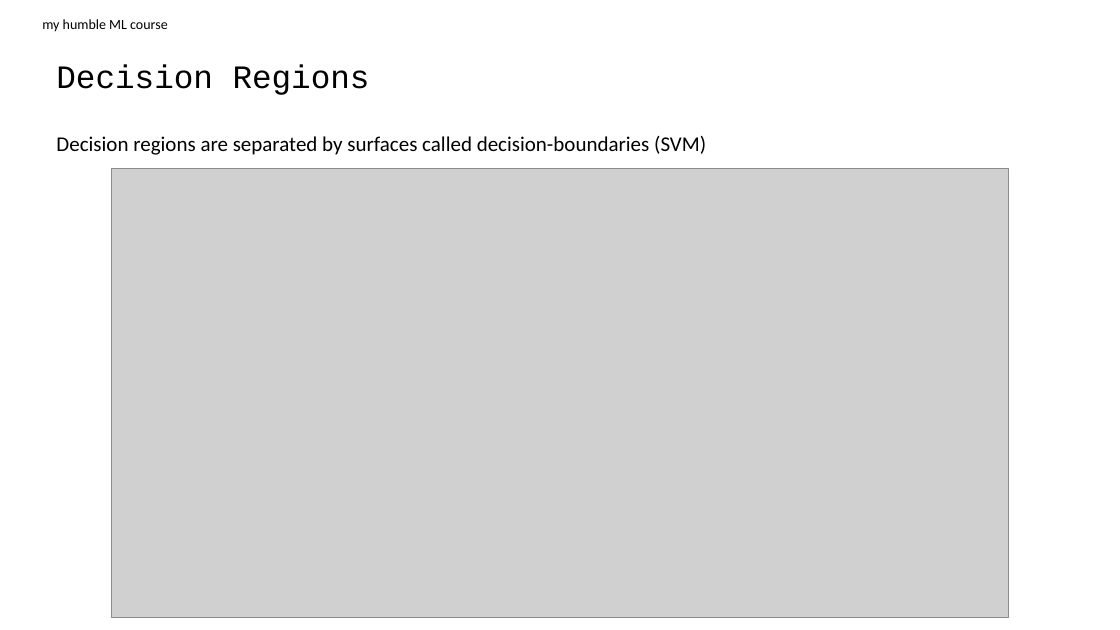
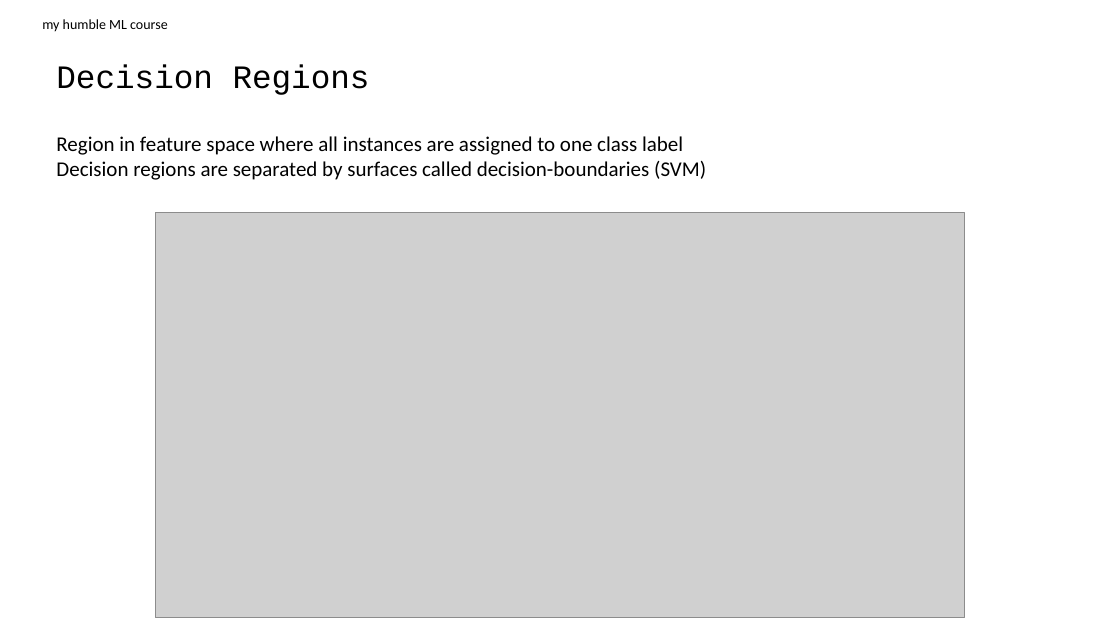
Before and after one commit to jeremy-jmc/ML_from_scratch, a slide deck: slide 8 of ppt/004 - DT.pptx (slide 7 before the commit). Drawn at 1120x630 pixels with LibreOffice and Linux fonts; fonts in the diff are those of the drawing; grey boxes stand for pictures. Boxes give left, top, right and bottom in pixels: in the first picture for what was removed or moved away, otherwise in the second. Text is boxed around its words. In the diff, an @@ line names an element or a change of style, - is before the commit and + after.

Commit message:
complexity, decision tree

```diff
--- a/ppt/004 - DT.pptx
+++ b/ppt/004 - DT.pptx
@@ text at (x1=56, y1=136, x2=706, y2=180): text changed @@
-Decision regions are separated by surfaces called decision-boundaries (SVM)
+Region in feature space where all instances are assigned to one class label
+Decision regions are separated by surfaces called decision-boundaries (SVM)
@@ picture resized from (x1=111, y1=169, x2=1008, y2=618) to (x1=155, y1=213, x2=965, y2=618) @@
```
Also in this commit, not shown: 2 slides added, 5 other files.
